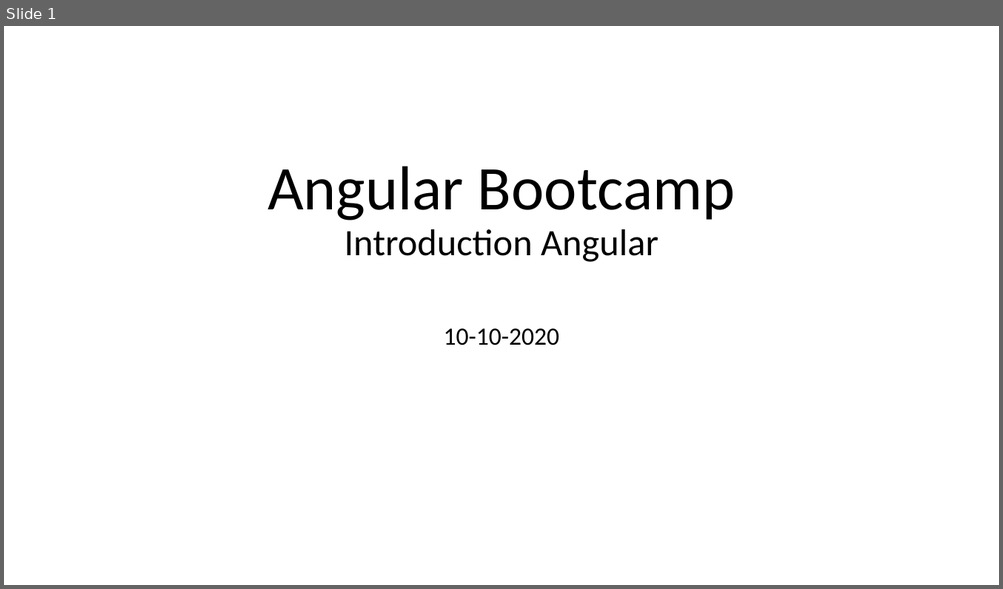
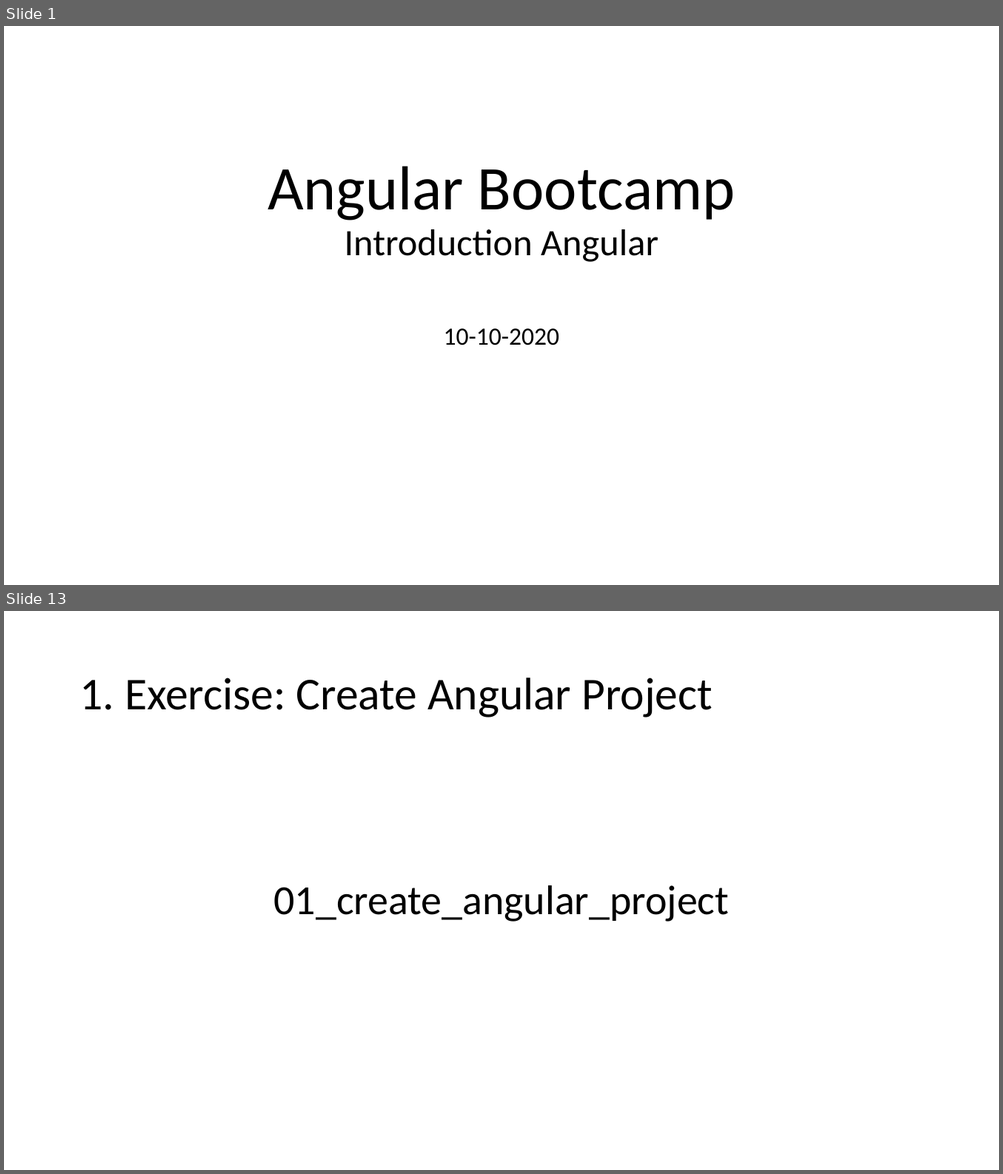
Before and after one commit to mrman888/angular-bootcamp-movie-app, a slide deck: _shared/01 Angular Bootcamp_intro_angular.pptx. Shown one above the other, each under a label of ours: slide 1 before the commit, slides 1 and 13 after it; the slides between them are not shown. The pictures are 1003x589 and 1003x1174 pixels, drawn with LibreOffice and Linux fonts; fonts in the diff are those of the drawing. Boxes give left, top, right and bottom in pixels: in the first picture for what was removed or moved away, otherwise in the second. Text is boxed around its words. In the diff, an @@ line names an element or a change of style, - is before the commit and + after.

```diff
--- a/_shared/01 Angular Bootcamp_intro_angular.pptx
+++ b/_shared/01 Angular Bootcamp_intro_angular.pptx
@@ slide 13 added at (4,611,999,1170), background #FFFFFF @@
@@ title added at (79,678,712,718), 44 pt, text #000000 @@
+1. Exercise: Create Angular Project
@@ text added at (274,886,729,922), 40 pt, text #000000 @@
+01_create_angular_project
```
Also in this commit, not shown: 1 slide changed, 26 other slides added, 1 slide removed, 8 other files.
